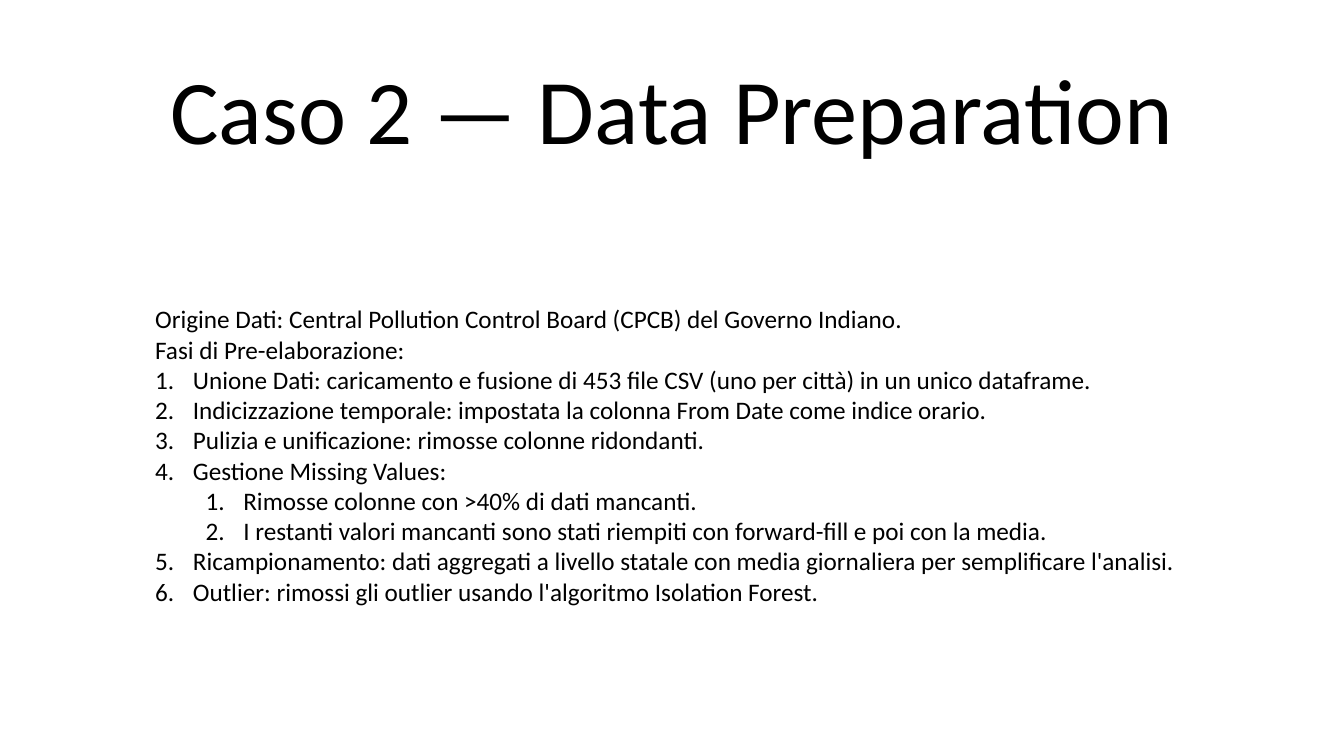
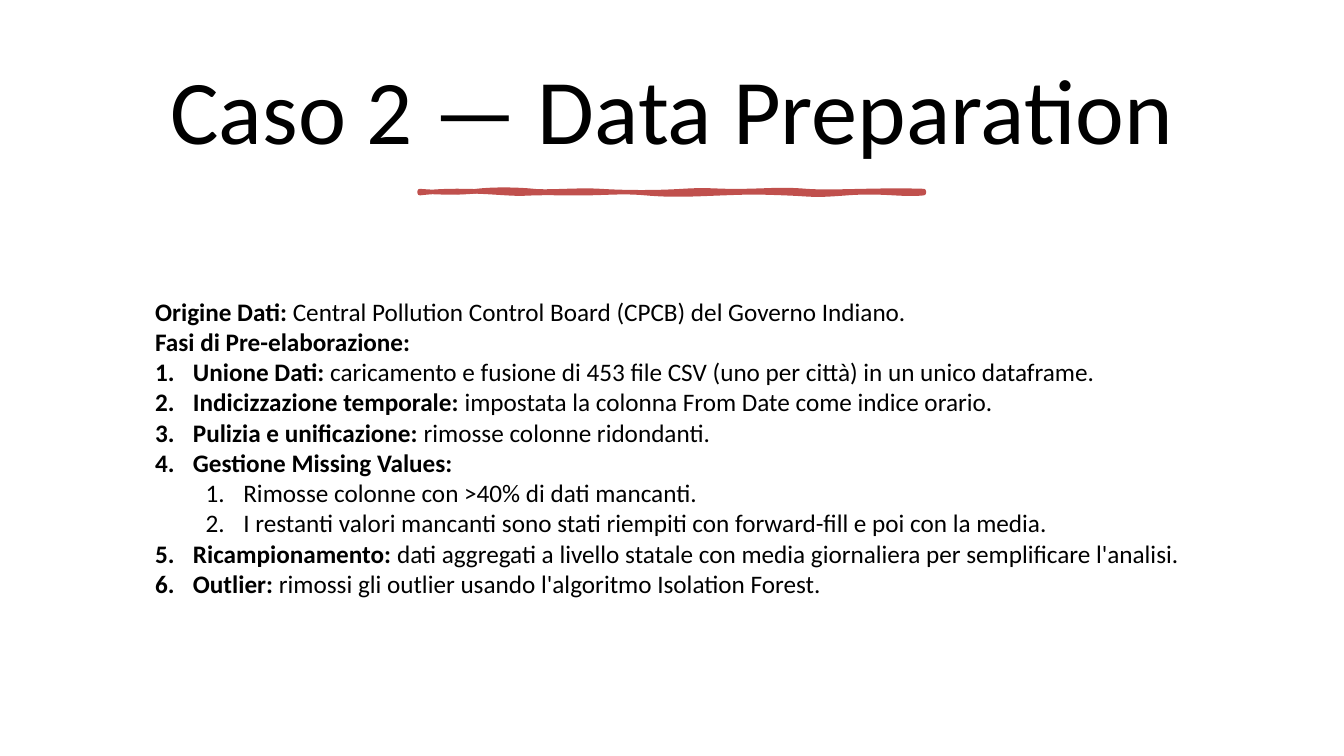
Before and after one commit to mtomas03/Thesis_Paper, a slide deck: slide 35 of Presentation.pptx. Drawn at 1344x756 pixels with LibreOffice and Linux fonts; fonts in the diff are those of the drawing. Boxes give left, top, right and bottom in pixels: in the first picture for what was removed or moved away, otherwise in the second. Text is boxed around its words. In the diff, an @@ line names an element or a change of style, - is before the commit and + after.

```diff
--- a/Presentation.pptx
+++ b/Presentation.pptx
@@ freeform shape added at (419, 192, 924, 194), fill #C0504D, outline #C0504D 3.25 pt @@
@@ text "Origine Dati: Central Pollution Control ...": place and size @@
-text "Origine Dati: Central Pollution Control ..." at (155, 309, 1173, 606)
+text "Origine Dati: Central Pollution Control ..." at (155, 302, 1178, 598)
@@ text at (155, 302, 1178, 598): bold on in "Origine Dati:", "Fasi di Pre-elaborazione:", "Unione Dati:", "Indicizzazione temporale:" and 4 more places @@
```
Also in this commit, not shown: 15 other slides changed, 3 slides added, 1 slide removed.
